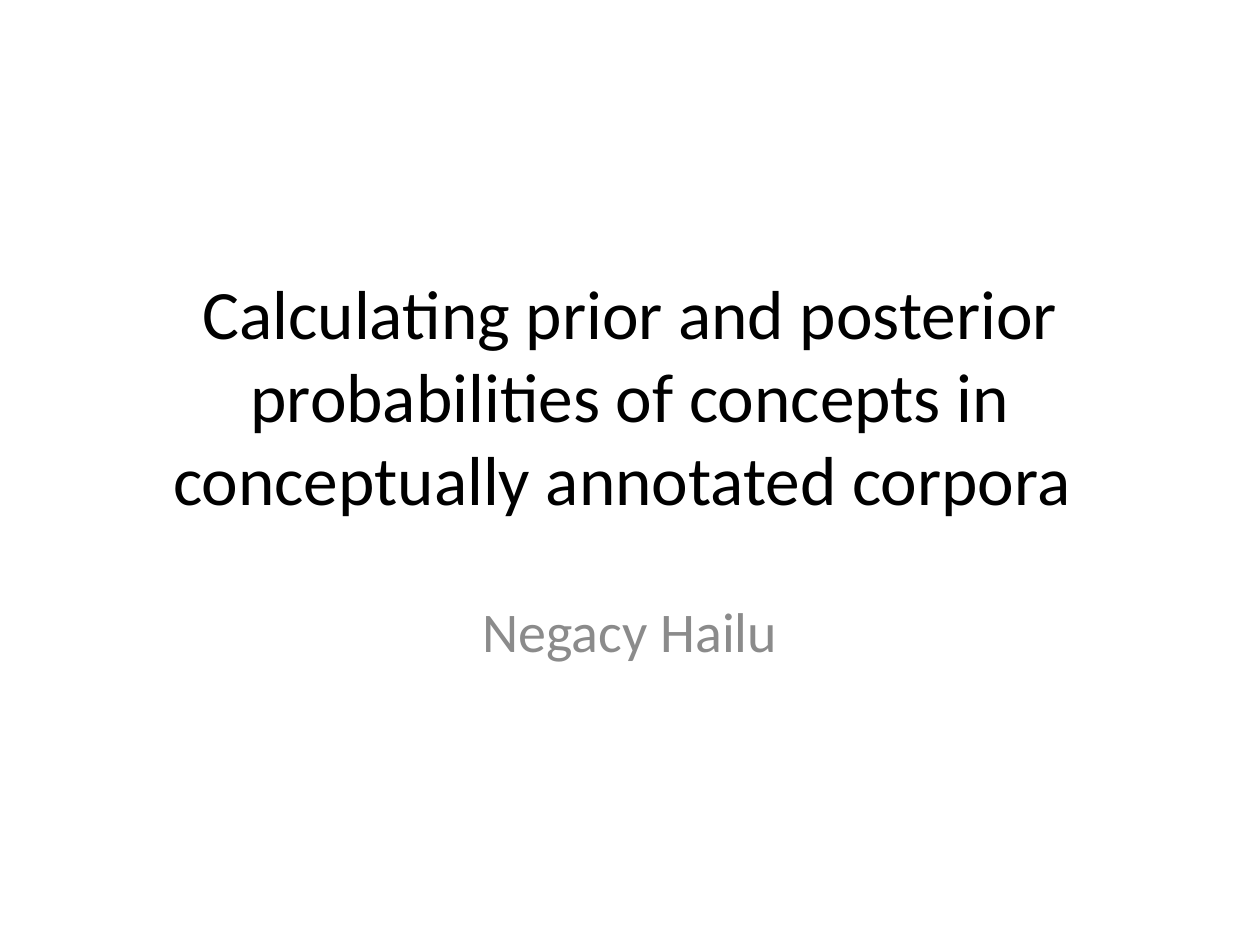
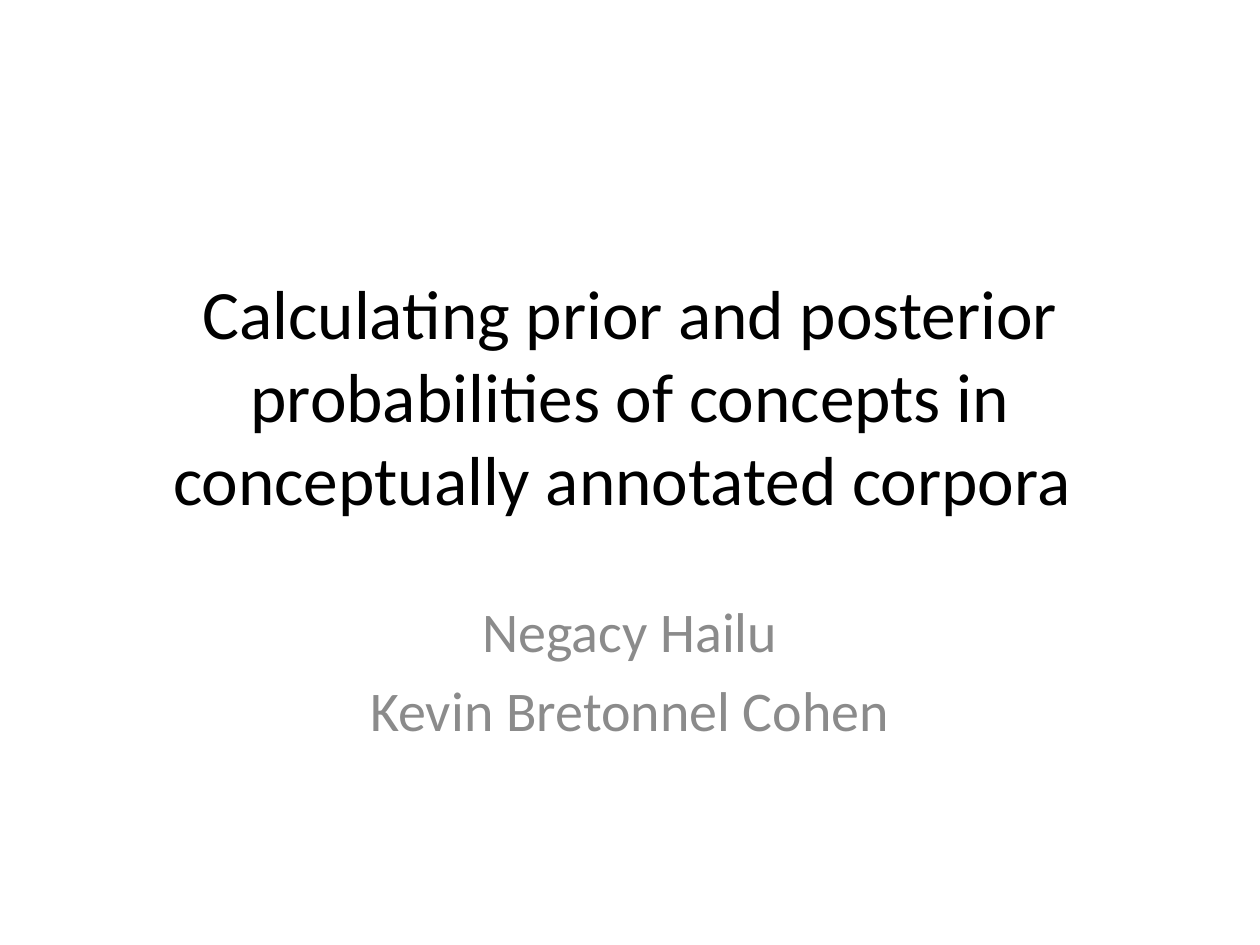
Before and after one commit to UCDenver-ccp/selectional-preference, a slide deck: slide 1 of selectionPreferenceStrengthImplementation.pptx. Drawn at 1260x945 pixels with LibreOffice and Linux fonts; fonts in the diff are those of the drawing. Boxes give left, top, right and bottom in pixels: in the first picture for what was removed or moved away, otherwise in the second. Text is boxed around its words. In the diff, an @@ line names an element or a change of style, - is before the commit and + after.

```diff
--- a/selectionPreferenceStrengthImplementation.pptx
+++ b/selectionPreferenceStrengthImplementation.pptx
@@ subtitle at bbox=[370, 692, 889, 732]: paragraph added @@
+Kevin Bretonnel Cohen
```
Also in this commit, not shown: 8 other slides changed, 2 slides added, 6 slides removed, 2 other files.
